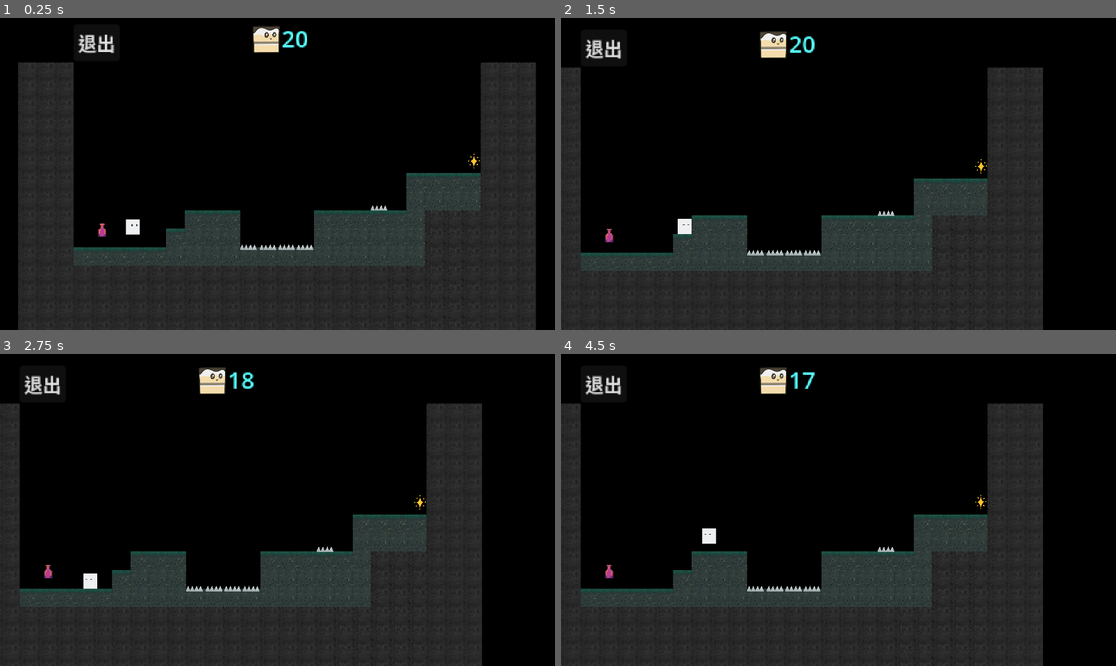
Above: before the commit, frames 1-4 (two rows, left to right).
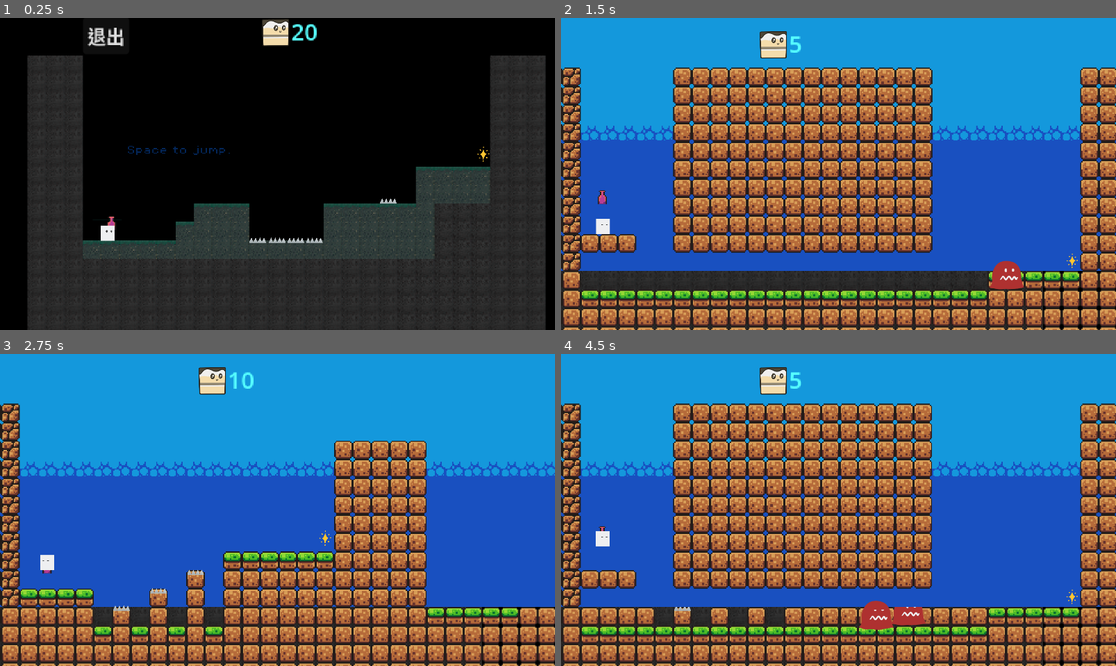
Above: after the commit, the same moments.

Repository: zilongshanren/DieForLiving
Game: Godot game, scene res://scenes/game.tscn
Same seed, same stepped clock (60 frames per second), same inputs: the game is played once before the commit and once after it.
Inputs:
- Up to frame 1 (0.25 s): no input
- Up to frame 2 (1.5 s): hold Right (move_right) from 0.53 s (still down); tap N (next_level, bound only after the commit) at 0.6 s; tap Space (jump) at 0.77, 1.07 s; tap P (prev_level, bound only after the commit) at 0.8, 1.35 s
- Up to frame 3 (2.75 s): tap Space (jump) at 1.52, 1.55, 1.82, 2.1 s; release Right (move_right) at 2.03 s; hold Left (move_left) from 2.03 s (still down); tap N (next_level, bound only after the commit) at 2.3 s
- Up to frame 4 (4.5 s): release Left (move_left) at 2.78 s; hold Right (move_right) 2.78-4.28 s; tap N (next_level, bound only after the commit) at 2.85, 4.35 s; tap Space (jump) at 3.02, 3.32, 3.77, 3.8, 4.07 s; tap P (prev_level, bound only after the commit) at 3.05, 3.6 s; tap R (retry) at 4.15 s; hold Left (move_left) from 4.28 s (still down)

The runs differ from the first frame. In frame 1, 9.7% of the frame differs, in the area x 3-99%, y 0-100%; in frame 2, 91%; in frame 3, 94%; in frame 4, 94%, in the area x 0-100%, y 0-100%.

Commit message:
add gm command

Diff:
--- a/project.godot
+++ b/project.godot
@@ -32,6 +32,7 @@
 jump={
 "deadzone": 0.5,
 "events": [Object(InputEventKey,"resource_local_to_scene":false,"resource_name":"","device":-1,"window_id":0,"alt_pressed":false,"shift_pressed":false,"ctrl_pressed":false,"meta_pressed":false,"pressed":false,"keycode":0,"physical_keycode":32,"key_label":0,"unicode":32,"echo":false,"script":null)
+, Object(InputEventKey,"resource_local_to_scene":false,"resource_name":"","device":-1,"window_id":0,"alt_pressed":false,"shift_pressed":false,"ctrl_pressed":false,"meta_pressed":false,"pressed":false,"keycode":0,"physical_keycode":87,"key_label":0,"unicode":119,"echo":false,"script":null)
 ]
 }
 move_left={
@@ -51,6 +52,16 @@
 "events": [Object(InputEventKey,"resource_local_to_scene":false,"resource_name":"","device":-1,"window_id":0,"alt_pressed":false,"shift_pressed":false,"ctrl_pressed":false,"meta_pressed":false,"pressed":false,"keycode":0,"physical_keycode":82,"key_label":0,"unicode":114,"echo":false,"script":null)
 ]
 }
+next_level={
+"deadzone": 0.5,
+"events": [Object(InputEventKey,"resource_local_to_scene":false,"resource_name":"","device":-1,"window_id":0,"alt_pressed":false,"shift_pressed":false,"ctrl_pressed":false,"meta_pressed":false,"pressed":false,"keycode":0,"physical_keycode":78,"key_label":0,"unicode":110,"echo":false,"script":null)
+]
+}
+prev_level={
+"deadzone": 0.5,
+"events": [Object(InputEventKey,"resource_local_to_scene":false,"resource_name":"","device":-1,"window_id":0,"alt_pressed":false,"shift_pressed":false,"ctrl_pressed":false,"meta_pressed":false,"pressed":false,"keycode":0,"physical_keycode":80,"key_label":0,"unicode":112,"echo":false,"script":null)
+]
+}
 
 [rendering]
 
--- a/scenes/game.tscn
+++ b/scenes/game.tscn
@@ -4,12 +4,12 @@
 [ext_resource type="PackedScene" uid="uid://dqnaqj8yb6hwd" path="res://scenes/player.tscn" id="1_rbmkf"]
 [ext_resource type="PackedScene" uid="uid://lpbd18s1cspv" path="res://levels/level_1.tscn" id="2_f1crs"]
 [ext_resource type="FontFile" uid="uid://c53kogtyjwsss" path="res://assets/fonts/PixelOperator8-Bold.ttf" id="2_nlliu"]
-[ext_resource type="PackedScene" uid="uid://dh882arngwjvh" path="res://levels/level_2.tscn" id="4_2k2b4"]
 [ext_resource type="PackedScene" uid="uid://gd1kqm7c8tvb" path="res://levels/level_3.tscn" id="4_617q7"]
 [ext_resource type="PackedScene" uid="uid://dtrbka1ef726o" path="res://scenes/killzone.tscn" id="5_x8euu"]
 [ext_resource type="PackedScene" uid="uid://csxp83hs504if" path="res://levels/level_4.tscn" id="5_xksgu"]
 [ext_resource type="PackedScene" uid="uid://clnnhcwe8ele3" path="res://scenes/body_mgr.tscn" id="6_k8qrh"]
 [ext_resource type="PackedScene" uid="uid://dforhbrvtmttd" path="res://scenes/timer.tscn" id="7_0eq7x"]
+[ext_resource type="FontFile" uid="uid://dbjl1e6kdxpl6" path="res://assets/fonts/PixelOperator8.ttf" id="7_8cblx"]
 
 [sub_resource type="LabelSettings" id="LabelSettings_84vge"]
 font = ExtResource("2_nlliu")
@@ -22,8 +22,8 @@
 [node name="GameManager" type="Node" parent="."]
 unique_name_in_owner = true
 script = ExtResource("1_l4ihi")
-total_time = 4
-all_levels = Array[PackedScene]([ExtResource("2_f1crs"), ExtResource("4_617q7"), ExtResource("4_2k2b4"), ExtResource("5_xksgu")])
+total_time = 5
+all_levels = Array[PackedScene]([ExtResource("2_f1crs"), ExtResource("5_xksgu"), ExtResource("4_617q7"), ExtResource("5_xksgu")])
 
 [node name="MenuButton" type="MenuButton" parent="GameManager"]
 offset_left = -173.0
@@ -50,8 +50,7 @@
 position = Vector2(-6, -127)
 
 [node name="Player" parent="." instance=ExtResource("1_rbmkf")]
-position = Vector2(-122, 9)
-jump_period = 0.2
+position = Vector2(-152, 31)
 
 [node name="Camera2D" type="Camera2D" parent="Player"]
 position = Vector2(0, -7)
@@ -68,6 +67,18 @@
 [node name="CollisionShape2D" type="CollisionShape2D" parent="Killzone"]
 shape = SubResource("WorldBoundaryShape2D_cn5tm")
 
+[node name="Labels" type="Node" parent="."]
+
+[node name="Label" type="Label" parent="Labels"]
+offset_left = -135.0
+offset_top = -29.0
+offset_right = -39.0
+offset_bottom = -11.0
+theme_override_colors/font_color = Color(0.0117647, 0.14902, 0.34902, 1)
+theme_override_fonts/font = ExtResource("7_8cblx")
+theme_override_font_sizes/font_size = 8
+text = "Space to jump."
+
 [node name="BodyMgr" parent="." instance=ExtResource("6_k8qrh")]
 
 [connection signal="pressed" from="GameManager/MenuButton" to="GameManager" method="_exit_button_pressed"]
--- a/scripts/game_manager.gd
+++ b/scripts/game_manager.gd
@@ -5,7 +5,7 @@
 @export var all_levels:Array[PackedScene]
 
 
-
+var max_level_num = 20
 var score = 0
 var current_level = 0
 var current_level_node;
@@ -16,7 +16,7 @@
 @onready var player = get_node("/root/Game/Player")
 
 func _ready() -> void:
-	for i in 10:
+	for i in max_level_num:
 		var level1 = get_node("/root/Level"+str(i));
 		if (level1):
 			total_time = level1.total_time
@@ -39,18 +39,31 @@
 	return all_levels[index]
 
 func free_previous_levels():
-	var last_level = get_node("/root/Level")
+	var last_level = get_node("*Level*")
 	if (last_level):
 		last_level.queue_free()
 
-	for i in 20:
-		last_level = get_node("/root/Level" + str(i))
-		if (last_level):
-			last_level.queue_free()
+	# for i in max_level_num:
+	# 	last_level = get_node("/root/Level" + str(i))
+	# 	if (last_level):
+	# 		last_level.queue_free()
+
+func go_to_prev_level():
+	game_timer.stop_timer()
+	current_level -=1
+	if (current_level <= 0):
+		current_level = 0
+
+	free_previous_levels()
+
+	var level = get_level(current_level)
+	load_level(level)
 
 func go_to_next_level():
 	game_timer.stop_timer()
 	current_level +=1
+	if (current_level > all_levels.size()):
+		current_level = all_levels.size() - 1
 	free_previous_levels()
 
 	var level = get_level(current_level)
@@ -83,3 +96,16 @@
 
 func _exit_button_pressed():
 	print("press exit button")
+
+func _input(event: InputEvent) -> void:
+	if Input.is_action_just_released(("retry")):
+		print("Retry")
+		new_game()
+		get_tree().reload_current_scene()
+
+	if Input.is_action_just_released(("next_level")):
+		print("next level")
+		go_to_next_level()
+
+	if Input.is_action_just_pressed(("prev_level")):
+		print("prev level")
